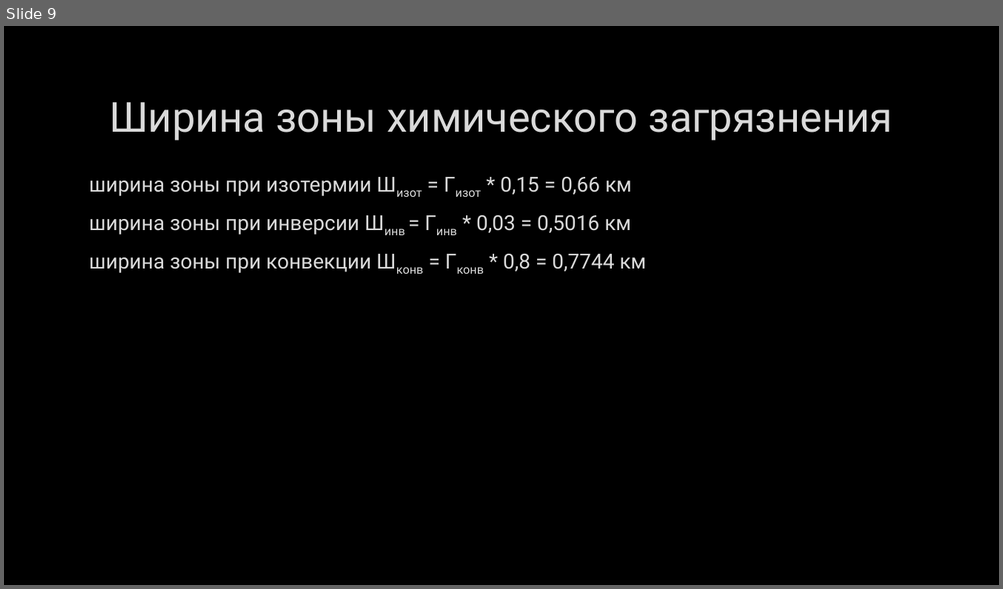
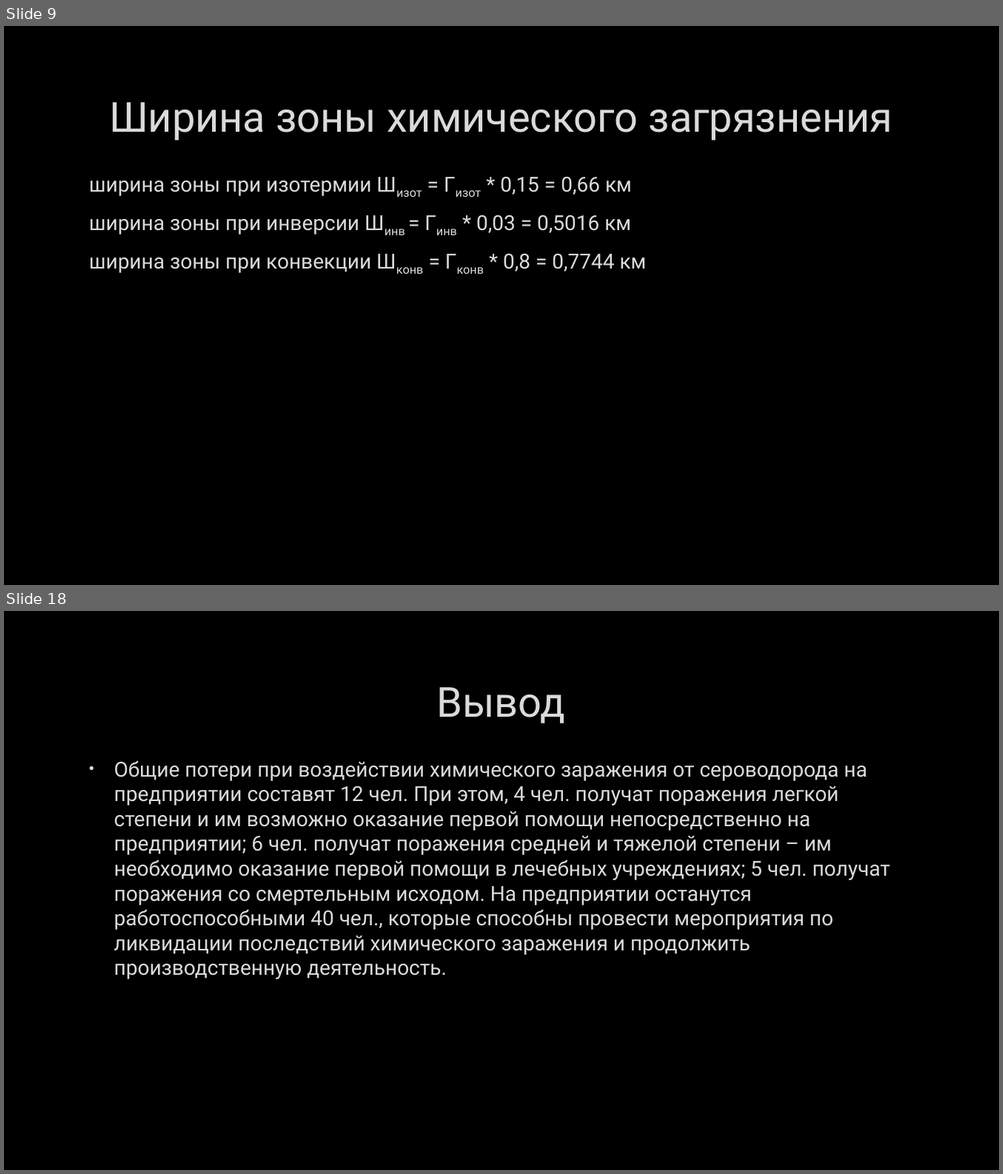
Before and after one commit to wemik2323/LP, a slide deck: BZD/AXOB.pptx. Shown one above the other, each under a label of ours: slide 9 before the commit, slides 9 and 18 after it; the slides between them are not shown. The pictures are 1003x589 and 1003x1174 pixels, drawn with LibreOffice and Linux fonts; fonts in the diff are those of the drawing; background and template pictures are left out. Boxes give left, top, right and bottom in pixels: in the first picture for what was removed or moved away, otherwise in the second. Text is boxed around its words. In the diff, an @@ line names an element or a change of style, - is before the commit and + after.

```diff
--- a/BZD/AXOB.pptx
+++ b/BZD/AXOB.pptx
@@ slide 18 added at (x1=4, y1=611, x2=999, y2=1170), background picture (left out) @@
@@ title added at (x1=436, y1=687, x2=565, y2=723), 40 pt, text #DADADA @@
+Вывод
@@ text added at (x1=114, y1=760, x2=890, y2=980), 20 pt, text #DADADA @@
+• Общие потери при воздействии химического заражения от сероводорода на предприятии составят 12 чел. При этом, 4 чел. получат поражения легкой степени и им возможно оказание первой помощи непосредственно на предприятии; 6 чел. получат поражения средней и тяжелой степени – им необходимо оказание первой помощи в лечебных учреждениях; 5 чел. получат поражения со смертельным исходом. На предприятии останутся работоспособными 40 чел., которые способны провести мероприятия по ликвидации последствий химического заражения и продолжить производственную деятельность.
```
Also in this commit, not shown: 1 slide changed, 11 other slides added, 3 other files.
